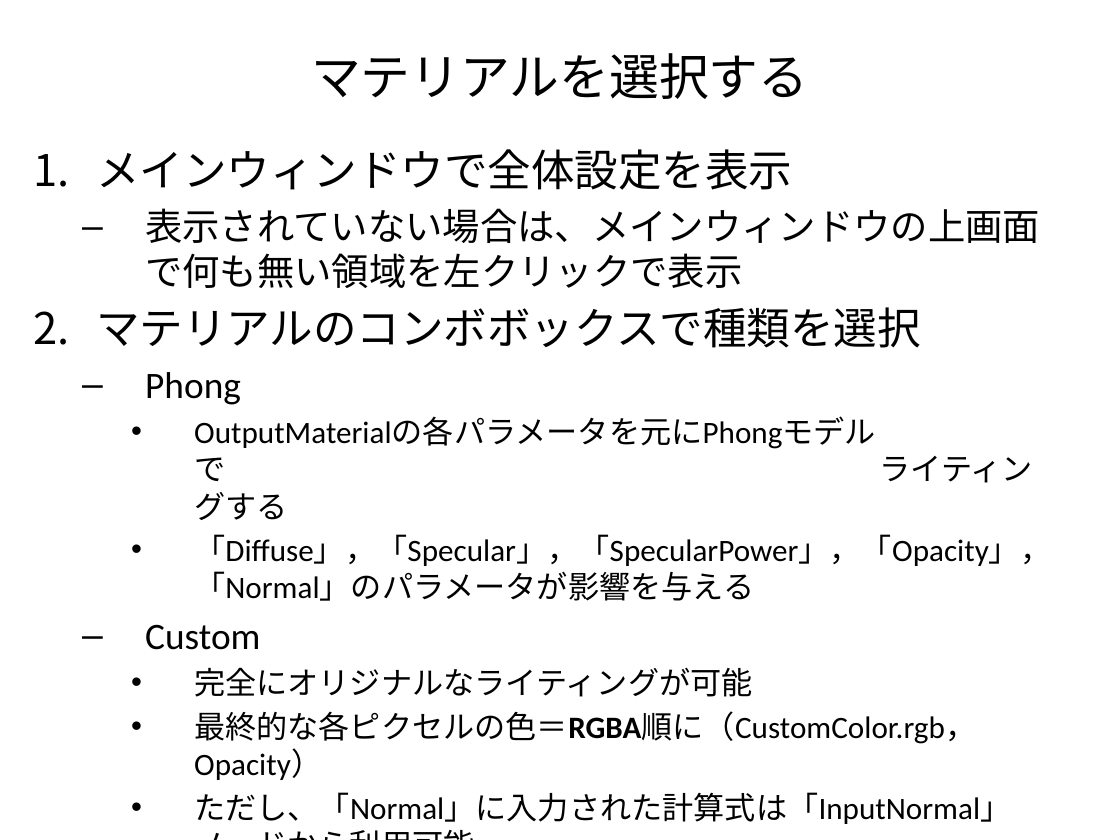
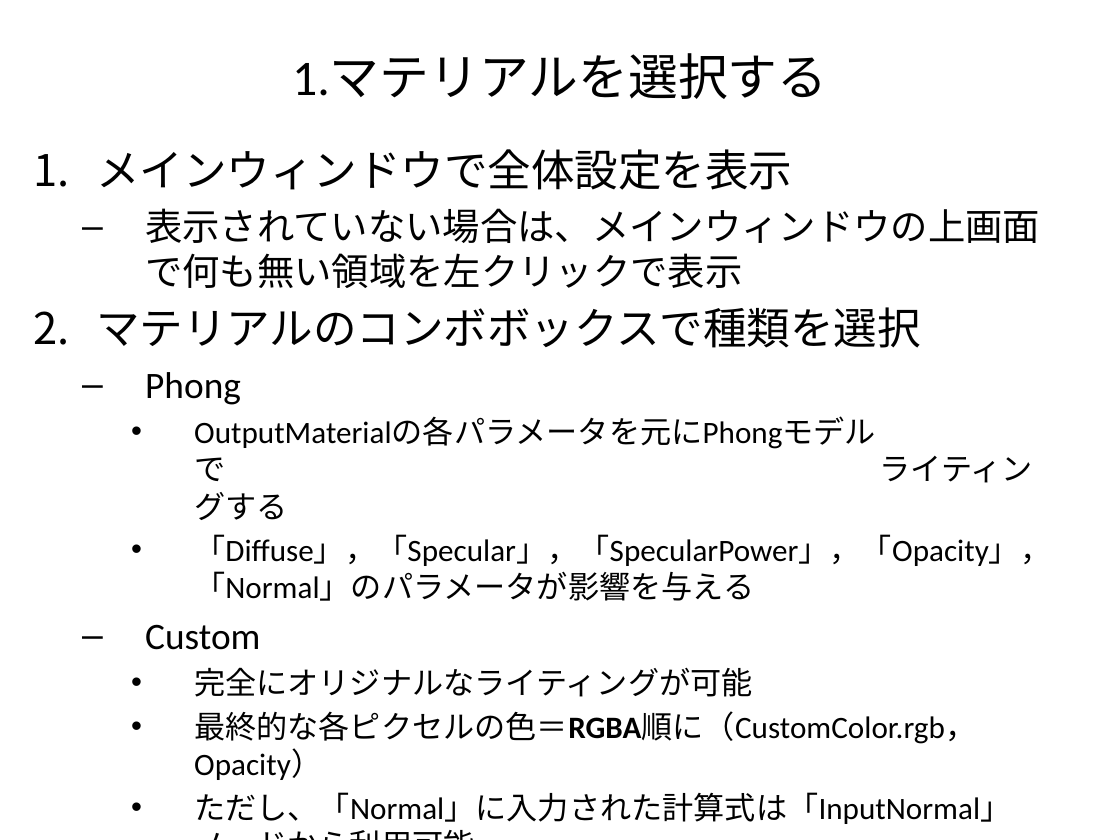
Before and after one commit to larrson/metashader, a slide deck: slide 9 of doc/メタシェーダ概要.pptx. Drawn at 1120x840 pixels with LibreOffice and Linux fonts; fonts in the diff are those of the drawing. Boxes give left, top, right and bottom in pixels: in the first picture for what was removed or moved away, otherwise in the second. Text is boxed around its words. In the diff, an @@ line names an element or a change of style, - is before the commit and + after.

```diff
--- a/doc/メタシェーダ概要.pptx
+++ b/doc/メタシェーダ概要.pptx
@@ title at (x1=292, y1=54, x2=827, y2=99): text changed @@
-マテリアルを選択する
+1.マテリアルを選択する
```
Also in this commit, not shown: 3 other slides changed, 8 other files.
